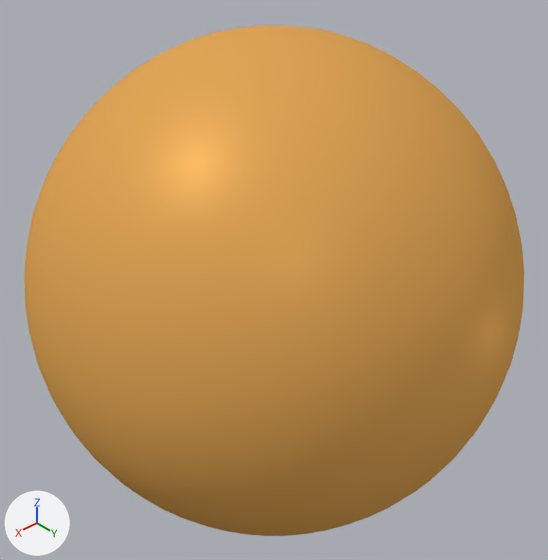
One commit to the Blender file 01-Models/dm-KugelSpirale2.blend: the scene before it, then after it.
Before and after are seen from a 50 mm camera at (0.863, 0.939, 0.831) aimed at (-0.002, -0.003, 0.005). Lighting does not change. The marker at lower left points along +X, +Y and +Z. The same objects are shown in both versions, whatever each file hides.
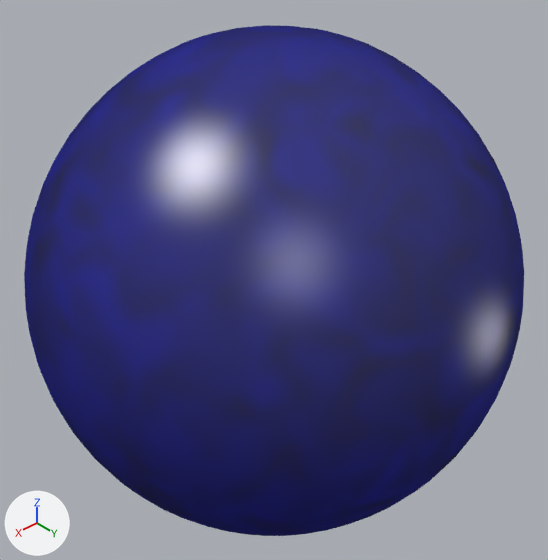
Boxes [x1, y1, x2, y2] around the edits, measured in the pictures (548 x 560 px):
'Sphere.001', recoloured (orange to blue): [24, 25, 524, 536] in both

The change, as a list of edits to the scene's bpy script:
```text
Change me_sphere_005:
    where me_sphere_005.from_pydata(...)  # 114 vertices, 128 faces; spans x -1.0..1.0, y -1.0..1.0, z -1.0..1.0
    remove me_sphere_005.materials.append(mat_material)
    add me_sphere_005.materials.append(mat_ball)
```
